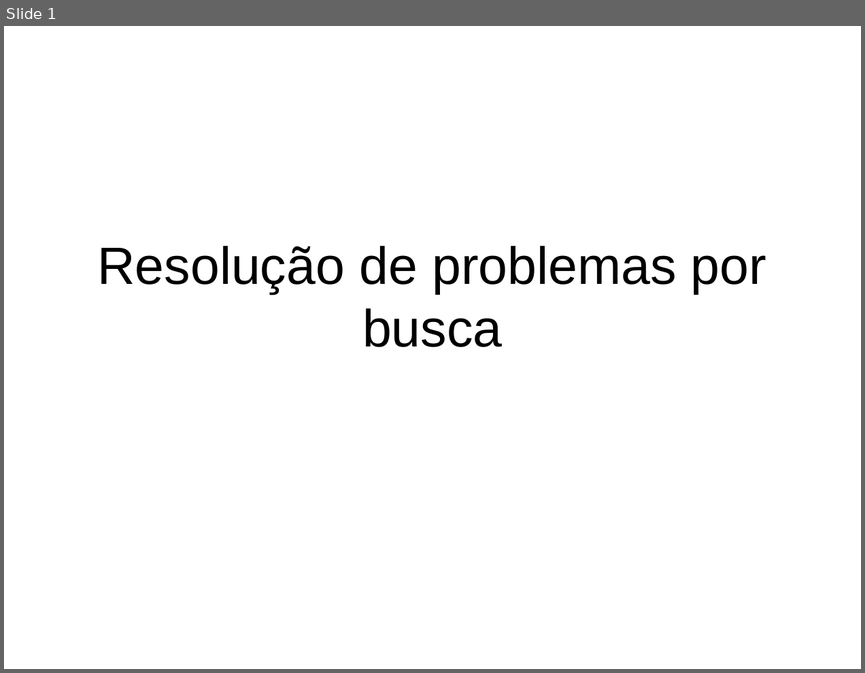
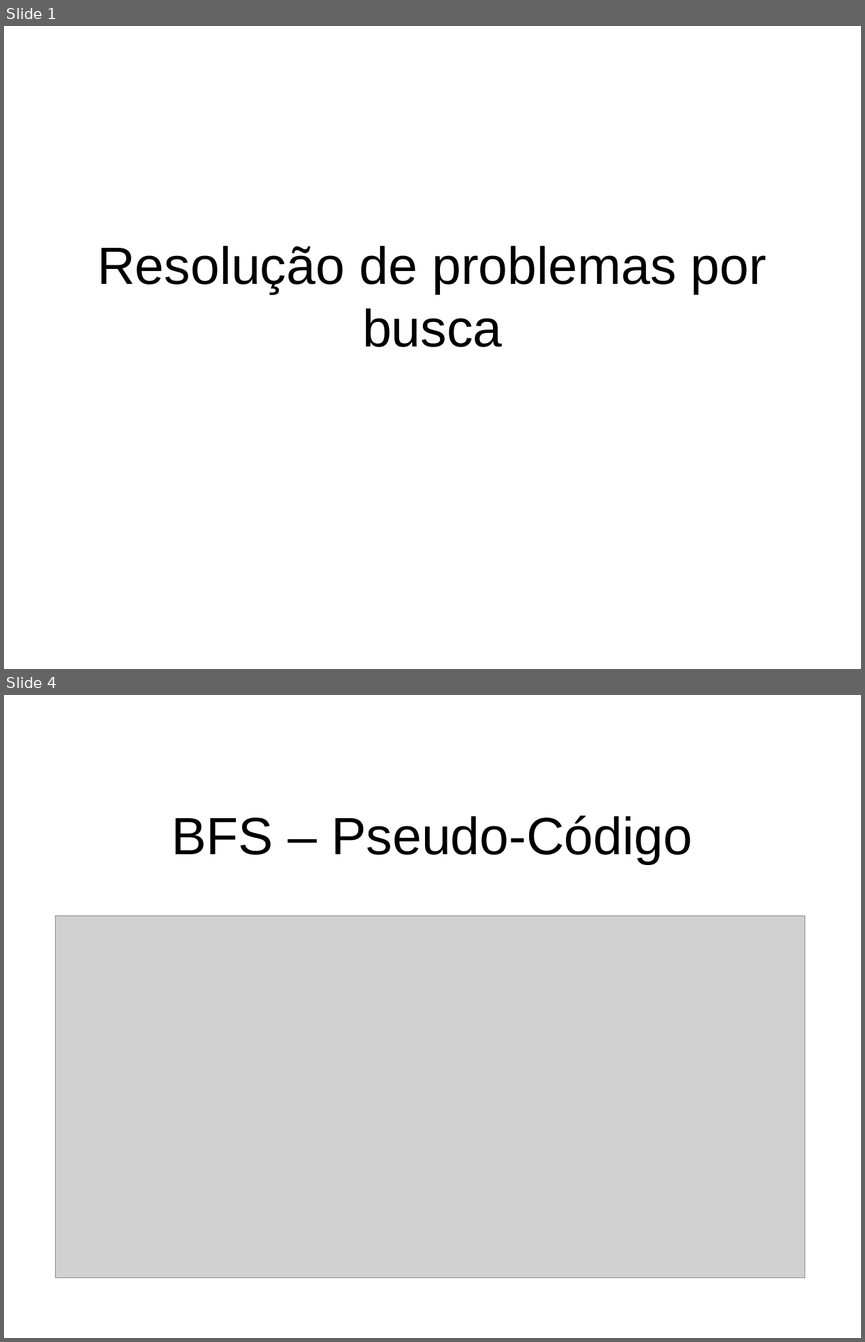
Before and after one commit to RafaelQuirino/SearchingProblems, a slide deck: slides.odp. Shown one above the other, each under a label of ours: slide 1 before the commit, slides 1 and 4 after it; the slides between them are not shown. The pictures are 865x673 and 865x1342 pixels, drawn with LibreOffice and Linux fonts; fonts in the diff are those of the drawing; grey boxes stand for pictures; background and template pictures are left out. Boxes give left, top, right and bottom in pixels: in the first picture for what was removed or moved away, otherwise in the second. Text is boxed around its words. In the diff, an @@ line names an element or a change of style, - is before the commit and + after.

```diff
--- a/slides.odp
+++ b/slides.odp
@@ slide 4 added at box(4, 695, 861, 1338), background picture (left out) @@
@@ title added at box(172, 815, 693, 864), 44 pt, text #000000 @@
+BFS – Pseudo-Código
@@ picture added at box(56, 916, 804, 1278) @@
```
Also in this commit, not shown: 7 other slides added.
